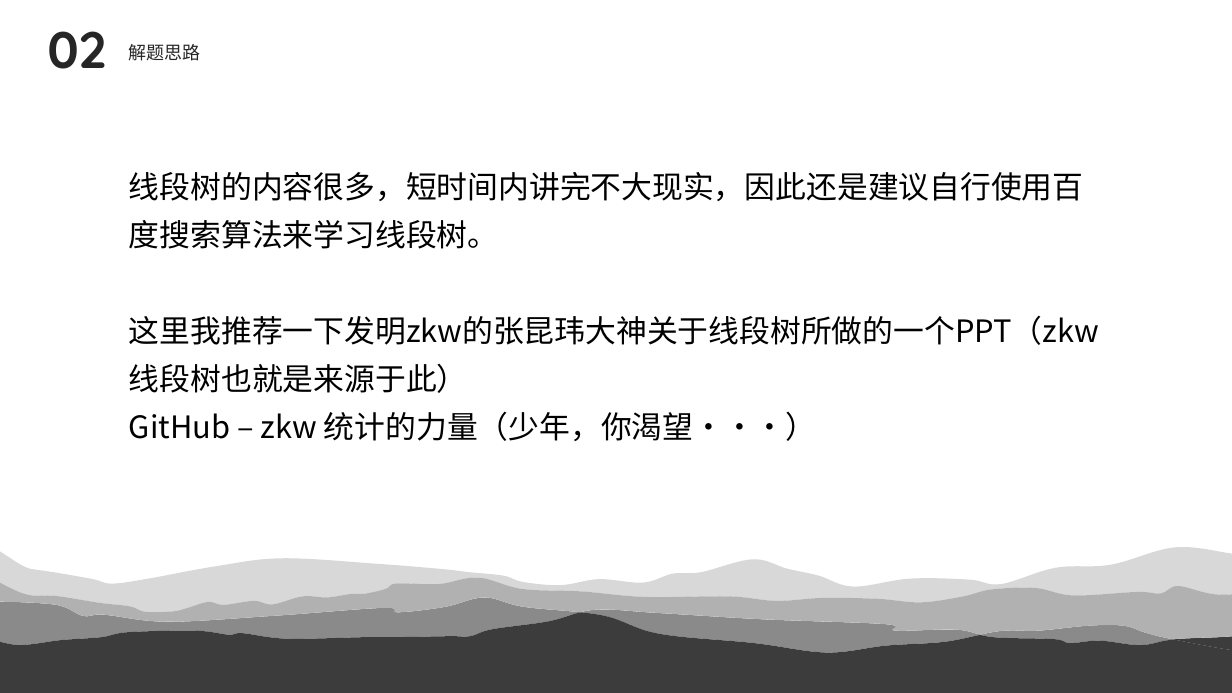
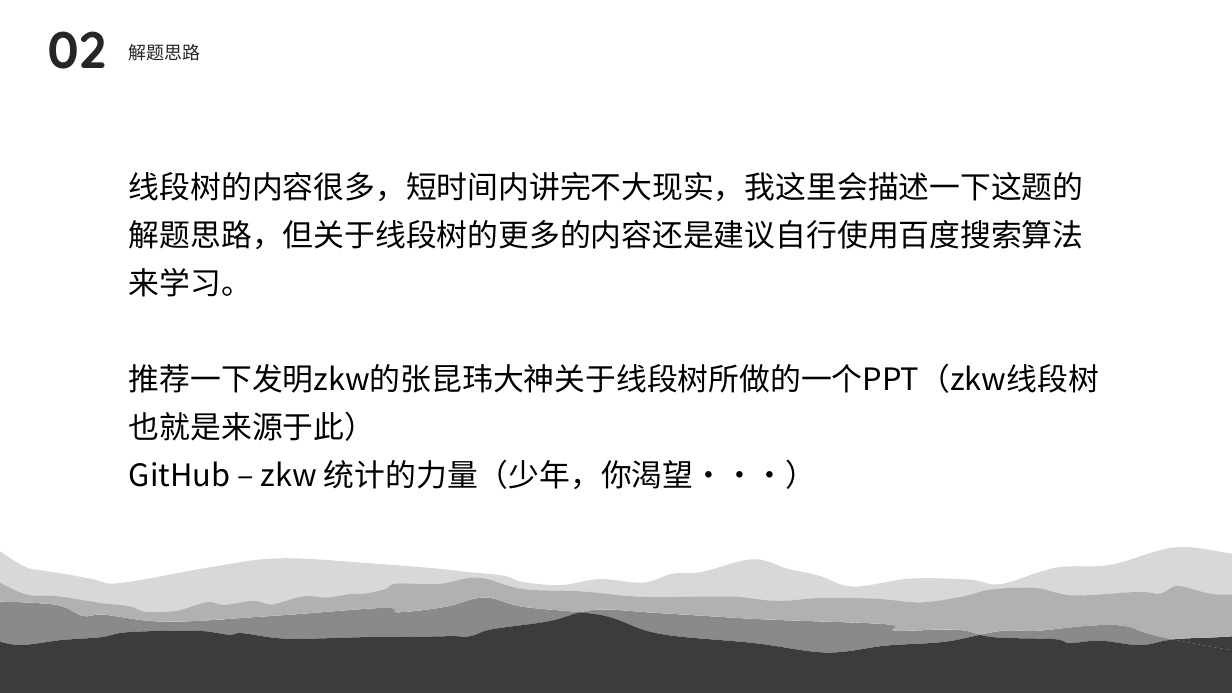
Before and after one commit to EventideX/Algorithm-and-Data-Structure, a slide deck: slide 10 of Assignment/5.2 bubble_sort/5.2 Bubble Sort 解题报告.ppt. Drawn at 1232x693 pixels with LibreOffice and Linux fonts; fonts in the diff are those of the drawing. Boxes give left, top, right and bottom in pixels: in the first picture for what was removed or moved away, otherwise in the second. Text is boxed around its words. In the diff, an @@ line names an element or a change of style, - is before the commit and + after.

```diff
--- a/Assignment/5.2 bubble_sort/5.2 Bubble Sort 解题报告.ppt
+++ b/Assignment/5.2 bubble_sort/5.2 Bubble Sort 解题报告.ppt
@@ text at (129,172,1099,393): text changed @@
-线段树的内容很多，短时间内讲完不大现实，因此还是建议自行使用百度搜索算法来学习线段树。
-这里我推荐一下发明zkw的张昆玮大神关于线段树所做的一个PPT（zkw线段树也就是来源于此）
+线段树的内容很多，短时间内讲完不大现实，我这里会描述一下这题的解题思路，但关于线段树的更多的内容还是建议自行使用百度搜索算法来学习。
+推荐一下发明zkw的张昆玮大神关于线段树所做的一个PPT（zkw线段树也就是来源于此）
```
Also in this commit, not shown: 4 other files.
